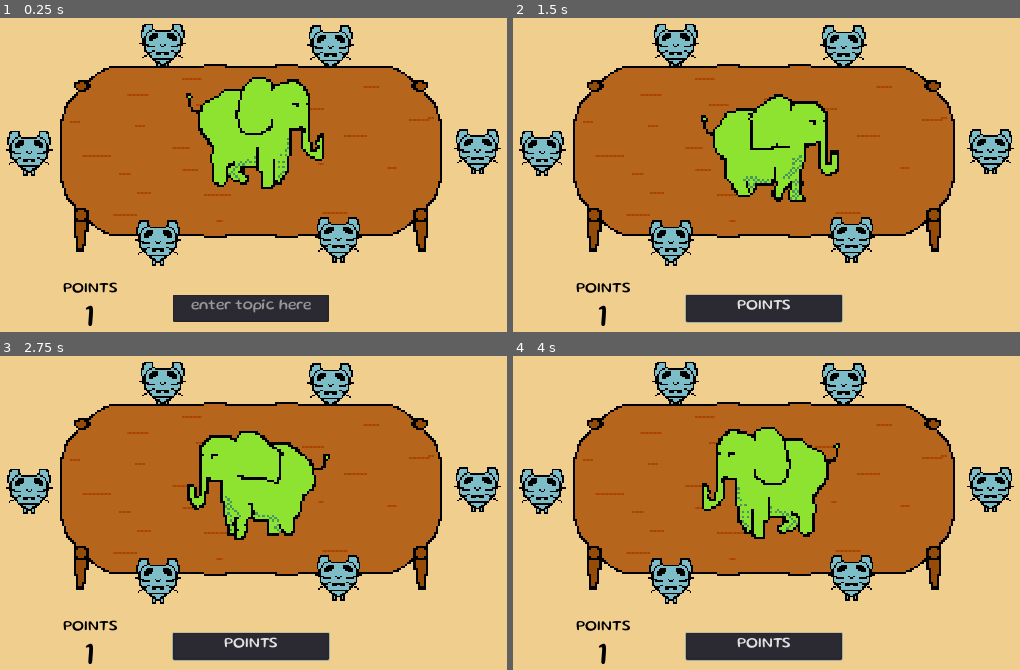
Above: before the commit, frames 1-4 (two rows, left to right).
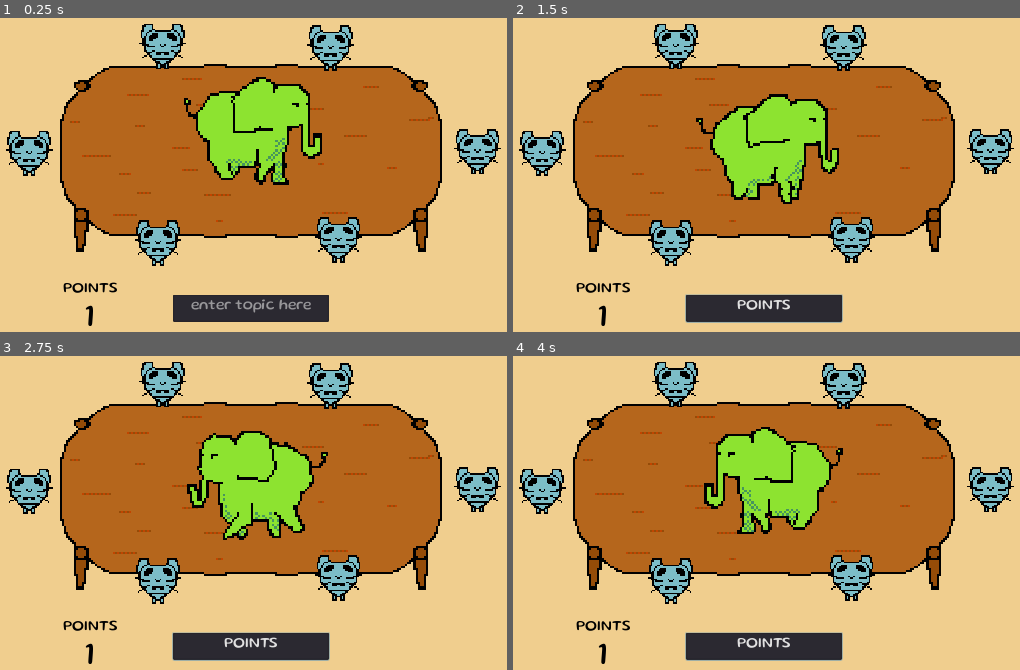
Above: after the commit, the same moments.

Repository: BinRoot/ludum-dare-50
Game: Godot game, scene res://Scenes/Main.tscn
Same seed, same stepped clock (60 frames per second), same inputs: the game is played once before the commit and once after it.
Inputs (mouse positions are in pixels of both pictures, inside the frame that each line leads up to):
- Up to frame 1 (0.25 s): no input
- Up to frame 2 (1.5 s): click (766, 306) at 0.52 s; type "POINTS" at 0.6 s; move the mouse to (938, 127) at 1.27 s; click (938, 127) at 1.42 s
- Up to frame 3 (2.75 s): move the mouse to (91, 513) at 2.02 s; click (91, 513) at 2.17 s
- Up to frame 4 (4 s): move the mouse to (842, 387) at 2.77 s; click (842, 387) at 2.92 s; move the mouse to (725, 582) at 3.52 s; click (725, 582) at 3.67 s

The runs differ from the first frame. In frame 1, 1.9% of the frame differs, in the area x 30-67%, y 15-55%; in frame 2, 1.5%; in frame 3, 1.4%; in frame 4, 1.9%, in the area x 30-67%, y 15-59%.

Commit message:
fixed z-index bug

Diff:
--- a/Scenes/Conversation.tscn
+++ b/Scenes/Conversation.tscn
@@ -7,6 +7,17 @@
 
 [node name="Conversation" type="Node2D"]
 script = ExtResource( 1 )
+
+[node name="Person4" parent="." instance=ExtResource( 3 )]
+position = Vector2( 102, -133 )
+
+[node name="Person5" parent="." instance=ExtResource( 3 )]
+position = Vector2( -113, -135 )
+
+[node name="TableSprite" type="Sprite" parent="."]
+scale = Vector2( 2.6, 2.6 )
+z_index = -1
+texture = ExtResource( 4 )
 
 [node name="ConversationEngine" parent="." instance=ExtResource( 2 )]
 
@@ -19,14 +30,6 @@
 [node name="Person3" parent="." instance=ExtResource( 3 )]
 position = Vector2( 290, 0 )
 
-[node name="Person4" parent="." instance=ExtResource( 3 )]
-position = Vector2( 102, -133 )
-z_index = -1
-
-[node name="Person5" parent="." instance=ExtResource( 3 )]
-position = Vector2( -113, -135 )
-z_index = -1
-
 [node name="Person6" parent="." instance=ExtResource( 3 )]
 position = Vector2( -284, 2 )
 
@@ -34,11 +37,6 @@
 wait_time = 2.0
 one_shot = true
 
-[node name="Sprite" type="Sprite" parent="."]
-scale = Vector2( 2.6, 2.6 )
-z_index = -1
-texture = ExtResource( 4 )
-
 [connection signal="on_topic_change" from="ConversationEngine" to="." method="_on_ConversationEngine_on_topic_change"]
 [connection signal="on_topic_repeated" from="ConversationEngine" to="." method="_on_ConversationEngine_on_topic_repeated"]
 [connection signal="timeout" from="NearEndTimer" to="." method="_on_NearEndTimer_timeout"]
--- a/Scenes/Elephant.tscn
+++ b/Scenes/Elephant.tscn
@@ -50,7 +50,7 @@
 scale = Vector2( 3, 3 )
 frames = SubResource( 2 )
 animation = "Walk Left"
-frame = 2
+frame = 3
 playing = true
 
 [node name="WanderTimer" type="Timer" parent="."]
--- a/Scenes/Person.tscn
+++ b/Scenes/Person.tscn
@@ -95,8 +95,9 @@
 shape = SubResource( 4 )
 
 [node name="HandSprite" type="AnimatedSprite" parent="."]
+z_index = 1
 frames = SubResource( 11 )
-frame = 1
+frame = 2
 playing = true
 
 [node name="MouseSprite" type="AnimatedSprite" parent="."]
Not shown, changed: HTML/LD50.pck
